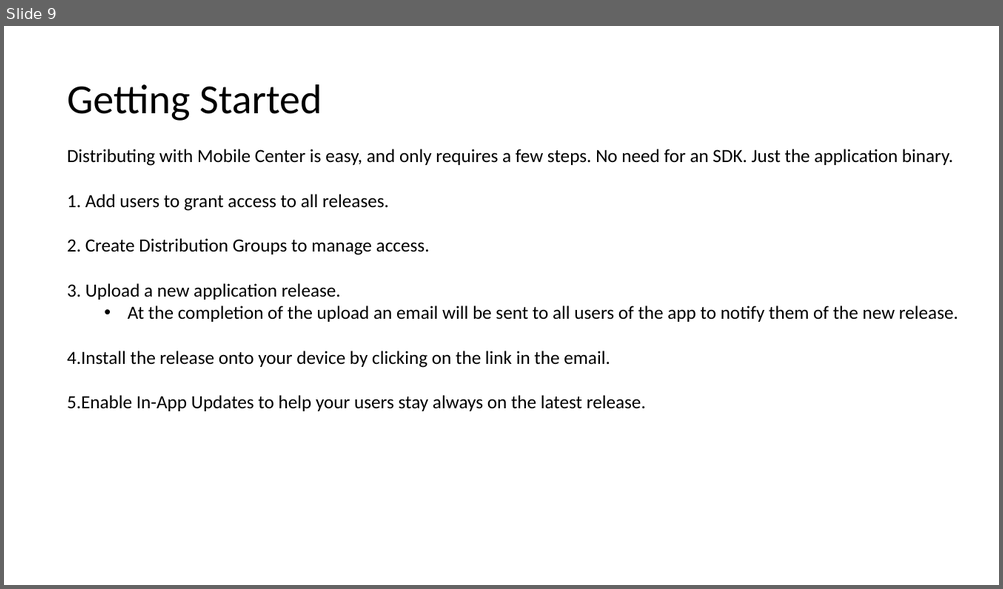
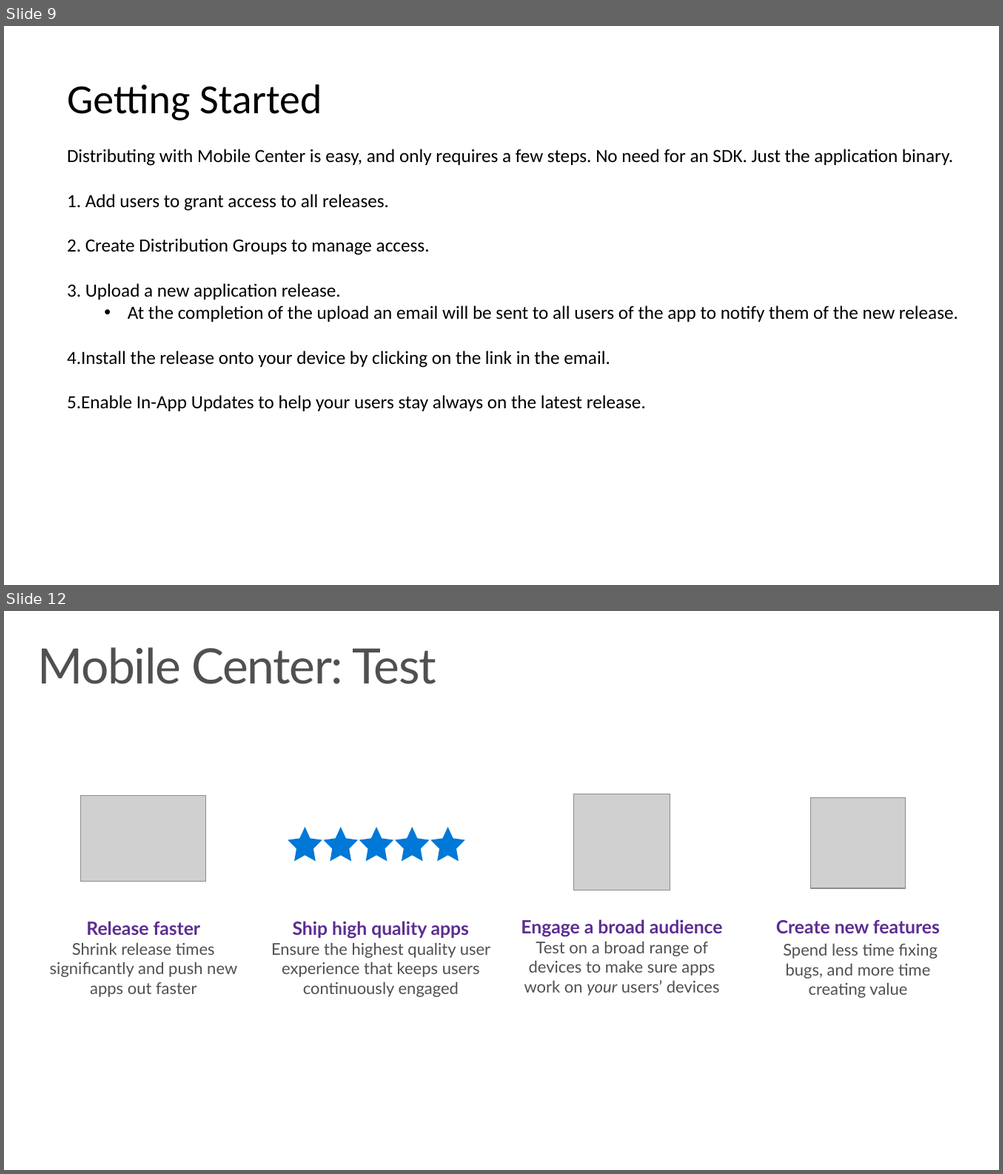
Before and after one commit to juneDebugs/MobileAzureDevDays, a slide deck: _Presentations/SFDevDays.pptx. Shown one above the other, each under a label of ours: slide 9 before the commit, slides 9 and 12 after it; the slides between them are not shown. The pictures are 1003x589 and 1003x1174 pixels, drawn with LibreOffice and Linux fonts; fonts in the diff are those of the drawing; grey boxes stand for pictures; background and template pictures are left out. Boxes give left, top, right and bottom in pixels: in the first picture for what was removed or moved away, otherwise in the second. Text is boxed around its words. In the diff, an @@ line names an element or a change of style, - is before the commit and + after.

Commit message:
Added Test ppt

```diff
--- a/_Presentations/SFDevDays.pptx
+++ b/_Presentations/SFDevDays.pptx
@@ slide 12 added at [4, 611, 999, 1170], background #FFFFFF @@
@@ title added at [38, 647, 436, 684], 47 pt, text #505050 @@
+Mobile Center: Test
@@ picture added at [81, 796, 205, 882] @@
@@ picture added at [573, 794, 669, 890] @@
@@ picture added at [811, 797, 905, 889] @@
@@ group added at [287, 827, 465, 862]: 5 stars @@
@@ text added at [50, 921, 237, 997], 15.7 pt, text #505050 @@
+Release faster
+Shrink release times significantly and push new apps out faster
@@ text added at [271, 921, 490, 997], 15.7 pt, text #505050 @@
+Ship high quality apps
+Ensure the highest quality user experience that keeps users continuously engaged
@@ text added at [521, 920, 723, 996], 15.7 pt, text #505050 @@
+Engage a broad audience
+Test on a broad range of devices to make sure apps work on your users’ devices
@@ text added at [776, 920, 939, 998], 15.7 pt, text #505050 @@
+Create new features
+Spend less time fixing bugs, and more time creating value
```
Also in this commit, not shown: 3 other slides added.
